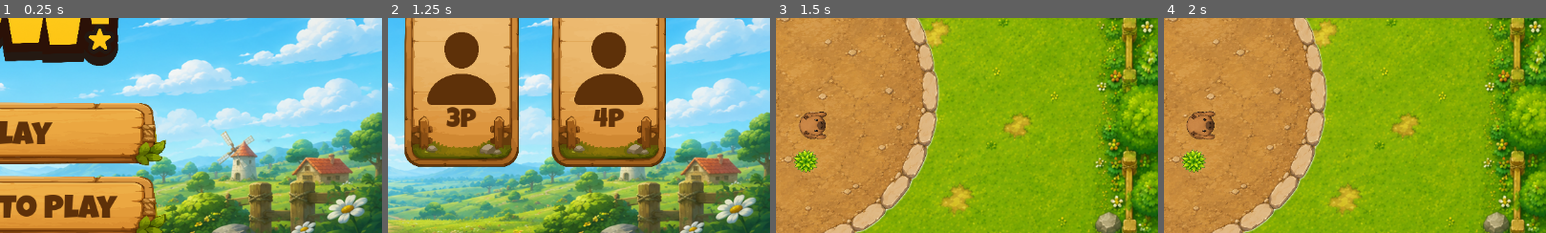
Above: before the commit, frames 1-4 (left to right).
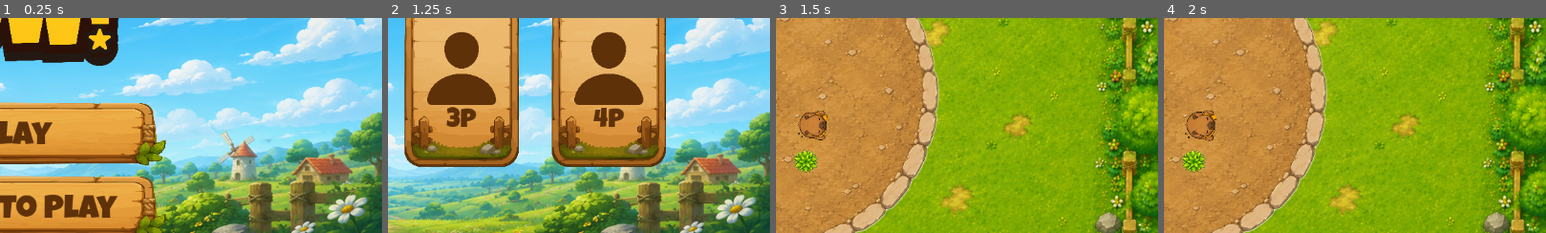
Above: after the commit, the same moments.

Repository: ferdianrra/cappow
Game: Godot game, scene res://scenes/menu/main_menu.tscn
The game is run twice, just before and just after one commit, with the same random seed, the same clock (stepped at 60 frames per second) and the same inputs.
Inputs (mouse positions are % of the whole screen's width and height, from its top left):
- Up to frame 1 (0.25 s): no input
- Up to frame 2 (1.25 s): click (50, 67) at 0.5 s
- Up to frame 3 (1.5 s): click (21, 55) at 1.25 s
- Up to frame 4 (2 s): no input
The pictures show only the part of the screen within x 50-100%, y 40-90%; the shares and areas given below are measured in that part.

Frames 1-2 are identical in both runs. In frame 3, 0.4% of the frame differs, in the area x 5-14%, y 43-57%; in frame 4, 0.4%, in the area x 5-14%, y 42-58%.

Commit message:
feat: add puch effect POW

Diff:
--- a/art/characters/player_capy.gd
+++ b/art/characters/player_capy.gd
@@ -11,11 +11,15 @@
 @export var joystick_node: Control
 
 const PLAYER_FRAMES = {
-	1: preload("res://art/characters/capy_basic.tres"),  # P1 - Cokelat
+	1: preload("res://art/characters/capy_yellow.tres"),  # P1 - Cokelat
 	2: preload("res://art/characters/capy_green.tres"),  # P2 - Hijau
 	3: preload("res://art/characters/capy_red.tres"),    # P3 - Merah
-	4: preload("res://art/characters/capy_yellow.tres")   # P4 - Kuning
+	4: preload("res://art/characters/capy_basic.tres")   # P4 - Kuning
 }
+
+# Preload the POW effect scene we made in Step 1
+const POW_EFFECT_SCENE = preload("res://scenes/effects/punch_effect.tscn")
+
 
 @onready var animated_sprite = $CapybaraWalk
 
@@ -78,8 +82,14 @@
 
 			trigger_punch()
 
+			# --- SPAWN THE EFFECT HERE ---
+			# collision.get_position() gives us the EXACT pixel point where they bumped heads!
+			spawn_pow_effect(collision.get_position())
+
 			if collider.has_method("get_bounced"):
 				collider.get_bounced(bounce_direction, applied_force, player_id)
+
+			break
 
 func get_bounced(direction: Vector2, force: float, attacker_id: int = -1):
 	if is_respawning:
@@ -186,3 +196,21 @@
 
 	animated_sprite.modulate.a = 1.0
 	is_respawning = false
+
+
+#func _on_hitbox_area_entered(hurtbox: Area2D) -> void:
+	## 1. Verify we actually hit an enemy/hittable object
+	#if hurtbox.is_in_group("enemies"):
+		#spawn_pow_effect(hurtbox.global_position)
+
+func spawn_pow_effect(hit_position: Vector2) -> void:
+	for active_effect in get_tree().get_nodes_in_group("pow_effects"):
+		if active_effect.global_position.distance_to(hit_position) < 20.0:
+			return
+
+	var effect = POW_EFFECT_SCENE.instantiate()
+	effect.add_to_group("pow_effects")
+	get_parent().add_child(effect)
+	effect.global_position = hit_position
+	effect.z_index = 100
+	effect.scale = Vector2(abs(scale.x)*2, abs(scale.y)*2)  # ← ADD THIS
--- a/art/characters/player_capy.tscn
+++ b/art/characters/player_capy.tscn
@@ -19,3 +19,5 @@
 [node name="CollisionShape2D" type="CollisionShape2D" parent="." unique_id=729534183]
 position = Vector2(6, 0)
 shape = SubResource("RectangleShape2D_sg7pw")
+
+[node name="Hitbox" type="Area2D" parent="." unique_id=1137665620]
--- a/art/objects/character_body_2d.tscn
+++ b/art/objects/character_body_2d.tscn
@@ -17,5 +17,4 @@
 rotation = 4.712389
 scale = Vector2(0.5, 0.5)
 sprite_frames = ExtResource("2_0p7rj")
-animation = &"idle"
-frame_progress = 0.8865022
+animation = &"punch"
--- /dev/null
+++ b/punch_effect.gd
@@ -0,0 +1,5 @@
+extends AnimatedSprite2D
+
+func _ready() -> void:
+	play("default")  # ← must match exactly
+	animation_finished.connect(queue_free)
--- /dev/null
+++ b/scenes/effects/punch_effect.tscn
@@ -0,0 +1,50 @@
+[gd_scene format=3 uid="uid://bhpxmn2mud14f"]
+
+[ext_resource type="Texture2D" uid="uid://c30oryssyet1r" path="res://art/effects/pow-sprite-sheet.png" id="1_mt1c8"]
+[ext_resource type="Script" uid="uid://d3u1y5qwv5t6u" path="res://punch_effect.gd" id="2_68yq4"]
+
+[sub_resource type="AtlasTexture" id="AtlasTexture_68yq4"]
+atlas = ExtResource("1_mt1c8")
+region = Rect2(0, 0, 128, 130)
+
+[sub_resource type="AtlasTexture" id="AtlasTexture_dju1l"]
+atlas = ExtResource("1_mt1c8")
+region = Rect2(128, 0, 128, 130)
+
+[sub_resource type="AtlasTexture" id="AtlasTexture_co84o"]
+atlas = ExtResource("1_mt1c8")
+region = Rect2(256, 0, 128, 130)
+
+[sub_resource type="AtlasTexture" id="AtlasTexture_jq3fo"]
+atlas = ExtResource("1_mt1c8")
+region = Rect2(384, 0, 128, 130)
+
+[sub_resource type="SpriteFrames" id="SpriteFrames_3fmn2"]
+animations = [{
+"frames": [{
+"duration": 1.0,
+"texture": SubResource("AtlasTexture_68yq4")
+}, {
+"duration": 1.0,
+"texture": SubResource("AtlasTexture_dju1l")
+}, {
+"duration": 1.0,
+"texture": SubResource("AtlasTexture_co84o")
+}, {
+"duration": 1.0,
+"texture": SubResource("AtlasTexture_jq3fo")
+}],
+"loop": 0,
+"name": &"default",
+"speed": 10.0
+}]
+
+[node name="PunchEffect" type="AnimatedSprite2D" unique_id=1339762211]
+z_index = 100
+position = Vector2(-2, 12.000004)
+scale = Vector2(2, 2)
+sprite_frames = SubResource("SpriteFrames_3fmn2")
+autoplay = "default"
+frame = 3
+frame_progress = 1.0
+script = ExtResource("2_68yq4")
Binary file added: art/effects/pow-sprite-sheet.png
Not shown, added: art/effects/pow-sprite-sheet.png.import
Not shown, added: punch_effect.gd.uid
